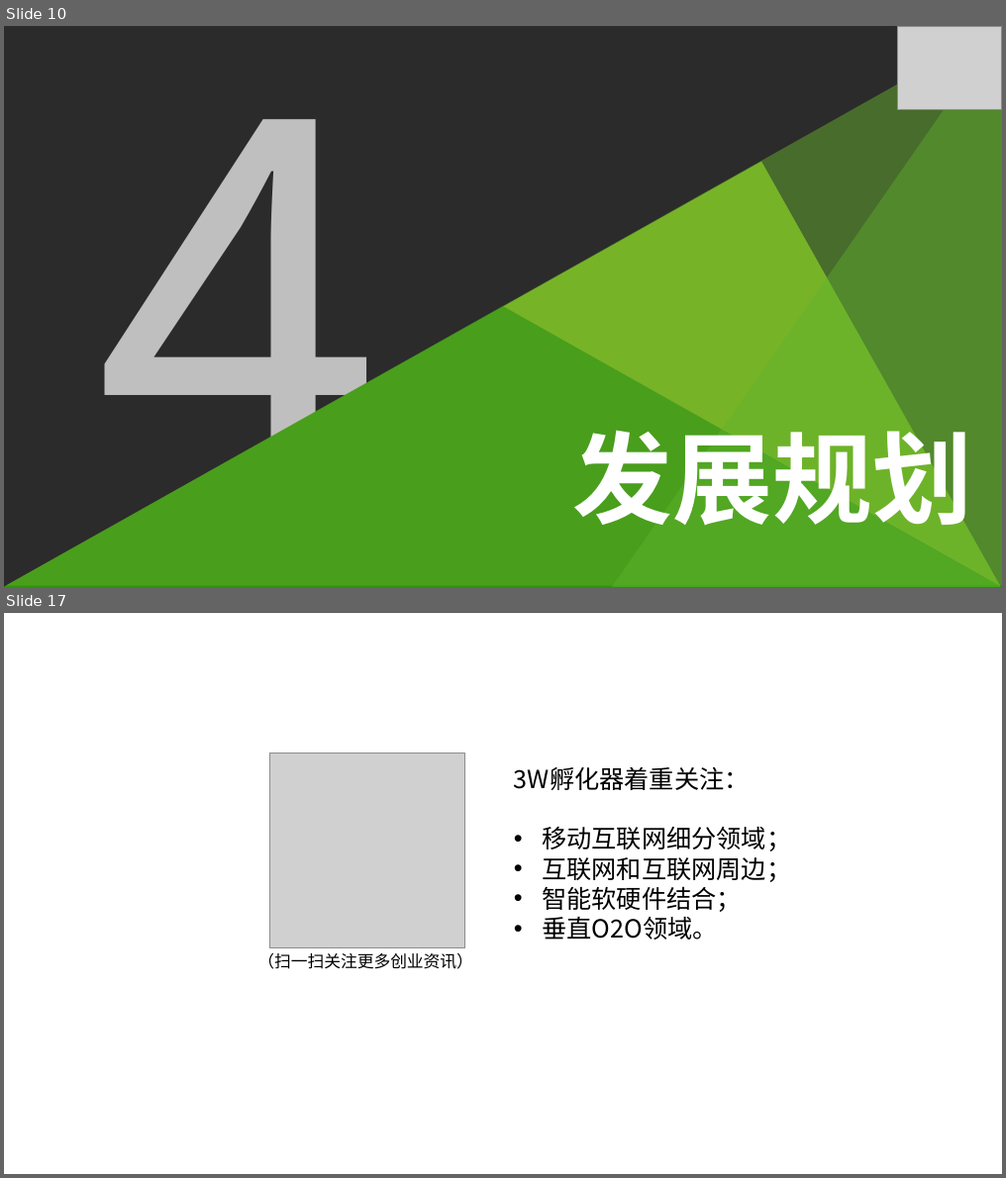
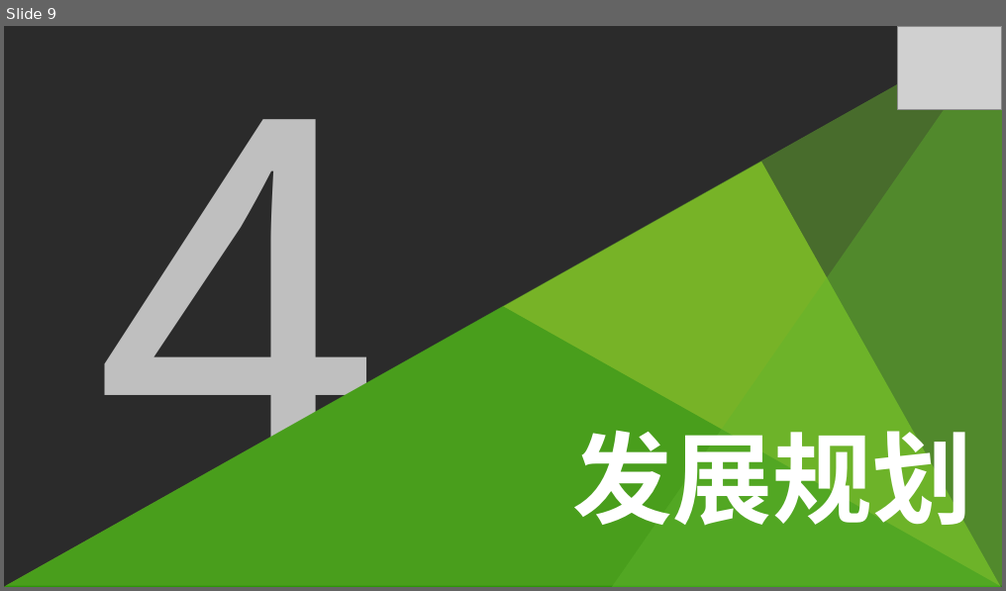
Before and after one commit to chenhening/wifiworld, a slide deck: doc/anynet_bp.ppt. Shown one above the other, each under a label of ours: slides 10 and 17 before the commit, slide 9 after it; the slides between them are not shown. The pictures are 1006x1178 and 1006x591 pixels, drawn with LibreOffice and Linux fonts; fonts in the diff are those of the drawing; grey boxes stand for pictures; background and template pictures are left out; a plain dark background stands for a picture behind light text. Boxes give left, top, right and bottom in pixels: in the first picture for what was removed or moved away, otherwise in the second. Text is boxed around its words. In the diff, an @@ line names an element or a change of style, - is before the commit and + after.

```diff
--- a/doc/anynet_bp.ppt
+++ b/doc/anynet_bp.ppt
@@ slide 17 removed at (x1=4, y1=613, x2=1002, y2=1174), background picture (left out) @@
@@ picture removed at (x1=270, y1=753, x2=464, y2=948) @@
@@ text removed at (x1=514, y1=767, x2=791, y2=940) @@
-3W孵化器着重关注：
-• 移动互联网细分领域；
-• 互联网和互联网周边；
-• 智能软硬件结合；
-• 垂直O2O领域。
@@ text removed at (x1=257, y1=953, x2=473, y2=969) @@
-（扫一扫关注更多创业资讯）
@@ what was slide 10 is now slide 9 @@
```
Also in this commit, not shown: 7 slides changed, 2 slides added, 3 other slides removed, 1 other file.
